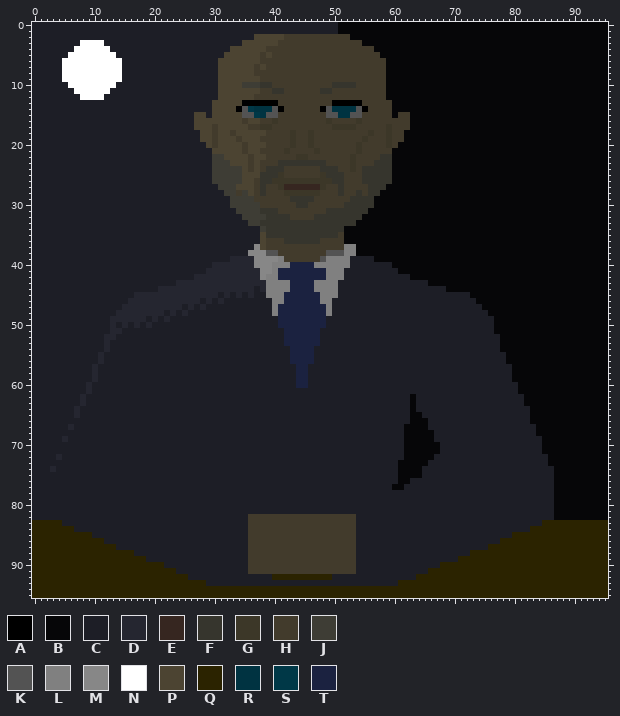
Two versions of one pixel-art file, assets/art/spokesman.aseprite. This is how it looked before the edit.
96x96 pixels, 1 frame. Colours within 5 levels of each other are drawn and written as one.
Visible layers, top first: "head", "body", "background".
Palette (. is transparent): A #000000  B #060608  C #1d1e26  D #252630  E #362620  F #36352d  G #3c3728  H #423b2c  J #3e3d35  K #535353  L #808080  M #878787  N #ffffff  P #4c4432  Q #2b2300  R #003341  S #003847  T #1b2240
Pixels before (only the part around the change), first column x 31:
75 CCCCCCCCCCCCCCCCCCCCCCCCCCCCCCBBBB
76 CCCCCCCCCCCCCCCCCCCCCCCCCCCCCCBBCC
77 CCCCCCCCCCCCCCCCCCCCCCCCCCCCCBBCCC
78 CCCCCCCCCCCCCCCCCCCCCCCCCCCCCCCCCC
79 CCCCCCCCCCCCCCCCCCCCCCCCCCCCCCCCCC
80 CCCCCCCCCCCCCCCCCCCCCCCCCCCCCCCCCC
81 CCCCCCCCCCCCCCCCCCCCCCCCCCCCCCCCCC
82 CCCCCHHHHHHHHHHHHHHHHHHCCCCCCCCCCC
83 CCCCCHHHHHHHHHHHHHHHHHHCCCCCCCCCCC
84 CCCCCHHHHHHHHHHHHHHHHHHCCCCCCCCCCC
85 CCCCCHHHHHHHHHHHHHHHHHHCCCCCCCCCCC
86 CCCCCHHHHHHHHHHHHHHHHHHCCCCCCCCCCC
87 CCCCCHHHHHHHHHHHHHHHHHHCCCCCCCCCCC
88 CCCCCHHHHHHHHHHHHHHHHHHCCCCCCCCCCC
89 CCCCCHHHHHHHHHHHHHHHHHHCCCCCCCCCCC
90 CCCCCHHHHHHHHHHHHHHHHHHCCCCCCCCCCC
91 CCCCCHHHHHHHHHHHHHHHHHHCCCCCCCCCCC
92 CCCCCCCCCQQQQQQQQQQCCCCCCCCCCCCCCQ
93 CCCCCCCCCCCCCCCCCCCCCCCCCCCCCCQQQQ
94 QQQQQQQQQQQQQQQQQQQQQQQQQQQQQQQQQQ
95 QQQQQQQQQQQQQQQQQQQQQQQQQQQQQQQQQQ
After:
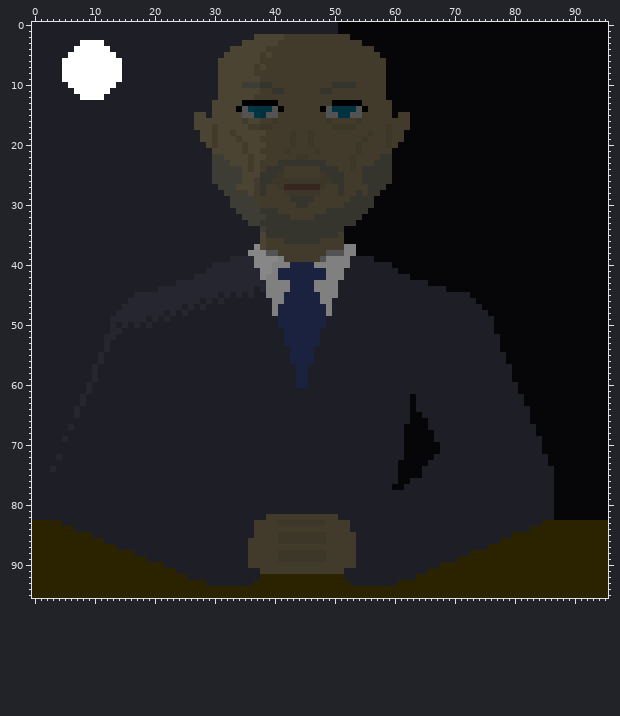
Message: Fuck it, the hand
From old to new:
Layer "body":
Colour C replaces colour H in row 82 at x 36 to 38 and 51 to 53; in rows 83 to 84 at x 36 and 53; in row 85 at x 36; in row 91 at x 36 to 37 and 52 to 53.
Colour G replaces colour H in row 83 at x 41 to 48; in rows 85 to 86 at x 41 to 48; in rows 88 to 89 at x 41 to 48.
Colour Q replaces colour C in row 92 at x 38 to 39 and 50 to 51; in row 93 at x 37 to 52.
